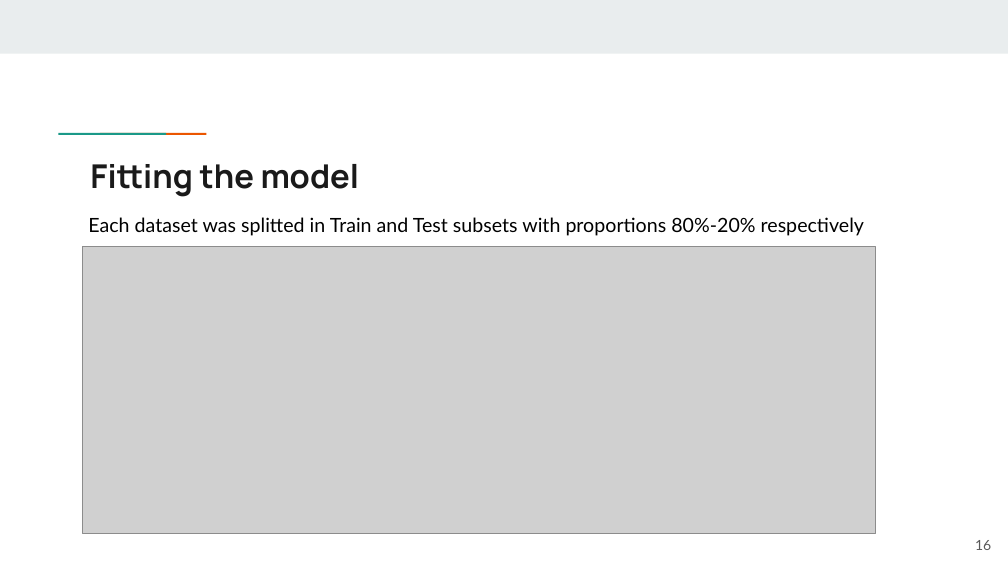
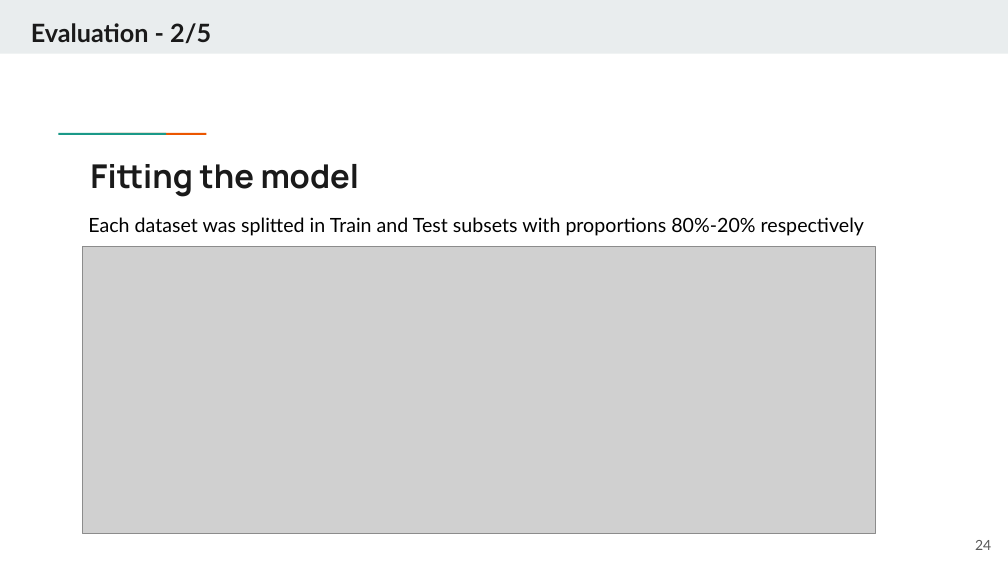
Before and after one commit to Roy160398/-Z-Fed---A-ZKP-Federated-Framework-to-Support-Balanced-Learning, a slide deck: slide 24 of docs/documentation/viva-presentation.pptx (slide 16 before the commit). Drawn at 1008x567 pixels with LibreOffice and Linux fonts; fonts in the diff are those of the drawing; grey boxes stand for pictures. Boxes give left, top, right and bottom in pixels: in the first picture for what was removed or moved away, otherwise in the second. Text is boxed around its words. In the diff, an @@ line names an element or a change of style, - is before the commit and + after.

```diff
--- a/docs/documentation/viva-presentation.pptx
+++ b/docs/documentation/viva-presentation.pptx
@@ text added at (x1=31, y1=23, x2=211, y2=44), 18 pt, text #1A1A1A, bold @@
+Evaluation - 2/5
@@ page number at (x1=975, y1=540, x2=991, y2=550): text changed @@
-16
+24
```
Also in this commit, not shown: 22 other slides changed, 7 slides added, 2 slides removed.
